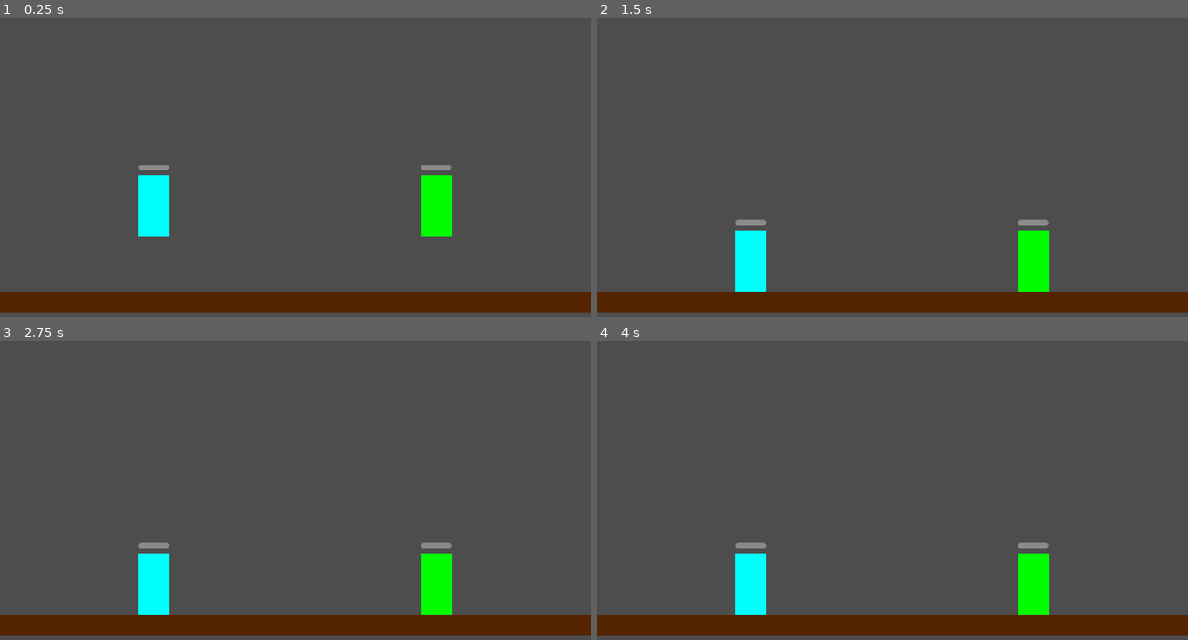
Above: before the commit, frames 1-4 (two rows, left to right).
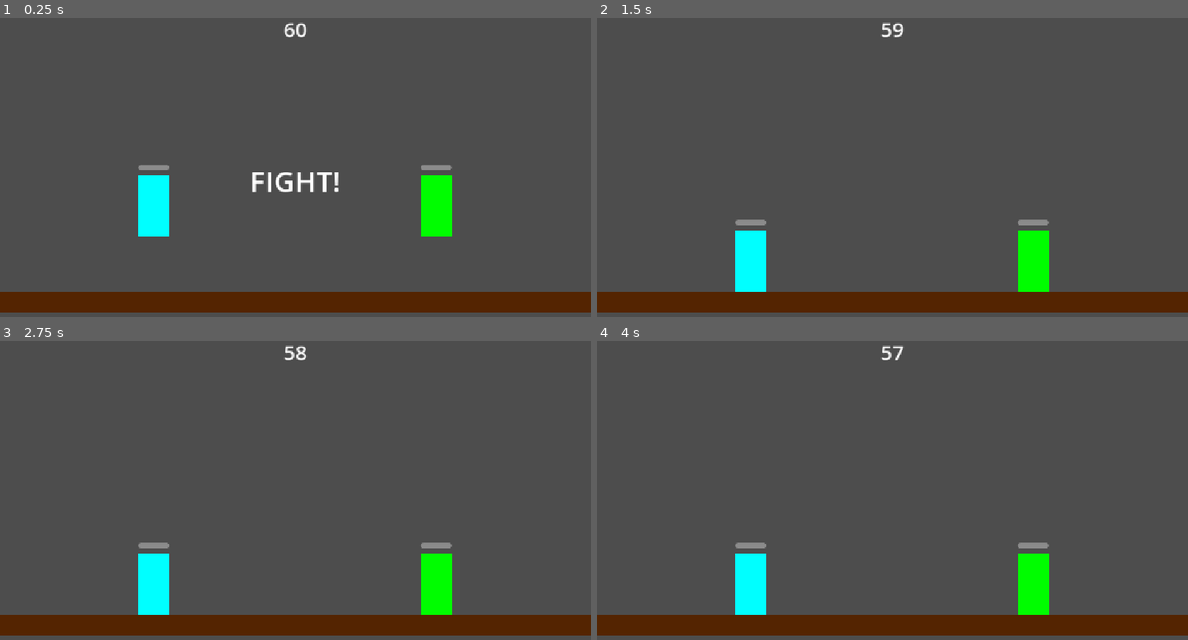
Above: after the commit, the same moments.

Repository: vishalthiru6-hub/mythology-fighter
Game: Godot game, scene res://scenes/arena.tscn
The game is run twice, just before and just after one commit, with the same random seed, the same clock (stepped at 60 frames per second) and the same inputs.
Inputs:
- Up to frame 1 (0.25 s): no input
- Up to frame 2 (1.5 s): hold R 0.53-1.28 s; tap Enter at 1.25 s; tap R at 1.35 s
- Up to frame 3 (2.75 s): tap Space at 2 s; hold R from 2.03 s (still down)
- Up to frame 4 (4 s): tap Enter at 2.75 s; release R at 2.78 s; tap R at 2.85 s; tap Space at 3.5 s; hold R from 3.53 s (still down)

The runs differ from the first frame. In frame 1, 0.6% of the frame differs, in the area x 42-58%, y 1-59%; in frame 2, 0.1%; in frame 3, 0.1%; in frame 4, less than 0.1%.

Commit message:
Add round timer and win screen

Diff:
--- /dev/null
+++ b/scenes/arena.gd
@@ -0,0 +1,64 @@
+extends Node2D
+
+@export var round_time := 60
+
+@onready var p1 = $Fighter
+@onready var p2 = $Fighter2
+@onready var timer_label = $UI/TimerLabel
+@onready var message_label = $UI/MessageLabel
+
+var time_left := 0.0
+var round_over := false
+
+func _ready():
+	timer_label.set_anchors_and_offsets_preset(Control.PRESET_TOP_WIDE)
+	timer_label.horizontal_alignment = HORIZONTAL_ALIGNMENT_CENTER
+	timer_label.add_theme_font_size_override("font_size", 40)
+
+	message_label.set_anchors_and_offsets_preset(Control.PRESET_FULL_RECT)
+	message_label.horizontal_alignment = HORIZONTAL_ALIGNMENT_CENTER
+	message_label.vertical_alignment = VERTICAL_ALIGNMENT_CENTER
+	message_label.add_theme_font_size_override("font_size", 56)
+
+	p1.knocked_out.connect(_on_knocked_out)
+	p2.knocked_out.connect(_on_knocked_out)
+	start_round()
+
+func start_round():
+	time_left = round_time
+	timer_label.text = str(round_time)
+	message_label.text = "FIGHT!"
+	await get_tree().create_timer(1.0).timeout
+	if not round_over:
+		message_label.text = ""
+
+func _process(delta):
+	if round_over:
+		if Input.is_physical_key_pressed(KEY_R):
+			get_tree().reload_current_scene()
+		return
+
+	time_left -= delta
+	timer_label.text = str(maxi(ceili(time_left), 0))
+	if time_left <= 0:
+		end_round_by_time()
+
+func _on_knocked_out(loser_id):
+	if round_over:
+		return
+	var winner = 2 if loser_id == 1 else 1
+	end_round("PLAYER %d WINS!" % winner)
+
+func end_round_by_time():
+	if p1.health > p2.health:
+		end_round("TIME UP!\nPLAYER 1 WINS!")
+	elif p2.health > p1.health:
+		end_round("TIME UP!\nPLAYER 2 WINS!")
+	else:
+		end_round("TIME UP!\nDRAW!")
+
+func end_round(text):
+	round_over = true
+	p1.can_fight = false
+	p2.can_fight = false
+	message_label.text = text + "\nPress R to restart"
--- a/scenes/arena.tscn
+++ b/scenes/arena.tscn
@@ -1,11 +1,13 @@
 [gd_scene format=3 uid="uid://bx1dj3ehhjhrp"]
 
 [ext_resource type="PackedScene" uid="uid://d21inshejsd1q" path="res://scenes/fighter.tscn" id="1_e05a3"]
+[ext_resource type="Script" uid="uid://cgy33n8ourjy6" path="res://scenes/arena.gd" id="1_wl4x5"]
 
 [sub_resource type="RectangleShape2D" id="RectangleShape2D_fhyiw"]
 size = Vector2(1152, 40)
 
 [node name="Arena" type="Node2D" unique_id=1980713926]
+script = ExtResource("1_wl4x5")
 
 [node name="floor" type="StaticBody2D" parent="." unique_id=2093129842]
 position = Vector2(576, 560)
@@ -30,4 +32,14 @@
 [node name="ColorRect" parent="Fighter2" index="0" unique_id=1133128338]
 color = Color(0, 0.99215686, 0, 1)
 
+[node name="UI" type="CanvasLayer" parent="." unique_id=1888795070]
+
+[node name="TimerLabel" type="Label" parent="UI" unique_id=1688184298]
+offset_right = 40.0
+offset_bottom = 23.0
+
+[node name="MessageLabel" type="Label" parent="UI" unique_id=999392930]
+offset_right = 40.0
+offset_bottom = 23.0
+
 [editable path="Fighter2"]
--- a/scripts/fighter.gd
+++ b/scripts/fighter.gd
@@ -1,4 +1,6 @@
 extends CharacterBody2D
+
+signal knocked_out(id)
 
 @export var player_id := 1
 @export var speed := 250.0
@@ -10,6 +12,7 @@
 var facing := 1.0
 var is_attacking := false
 var is_ko := false
+var can_fight := true
 var already_hit := []
 
 @onready var hitbox = $Hitbox
@@ -26,7 +29,7 @@
 	if not is_on_floor():
 		velocity.y += gravity * delta
 
-	if is_ko:
+	if is_ko or not can_fight:
 		velocity.x = 0
 		move_and_slide()
 		return
@@ -63,10 +66,11 @@
 	is_attacking = false
 
 func take_damage(amount):
-	if is_ko:
+	if is_ko or not can_fight:
 		return
 	health = maxi(health - amount, 0)
 	health_bar.value = health
 	if health == 0:
 		is_ko = true
 		$ColorRect.color = Color.DIM_GRAY
+		knocked_out.emit(player_id)
Not shown, added: scenes/arena.gd.uid
